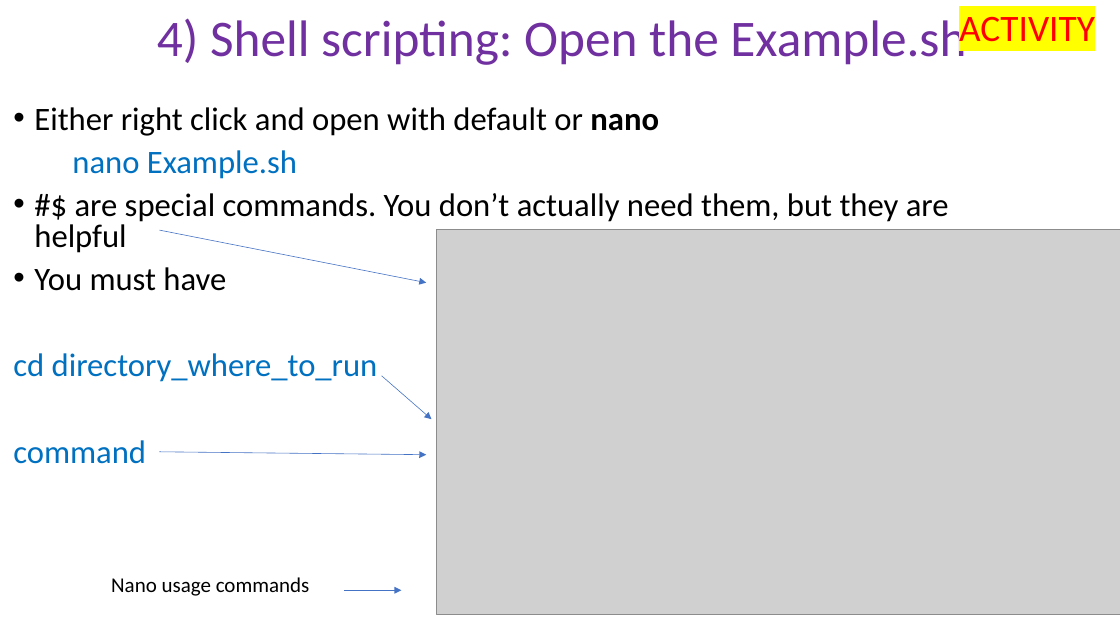
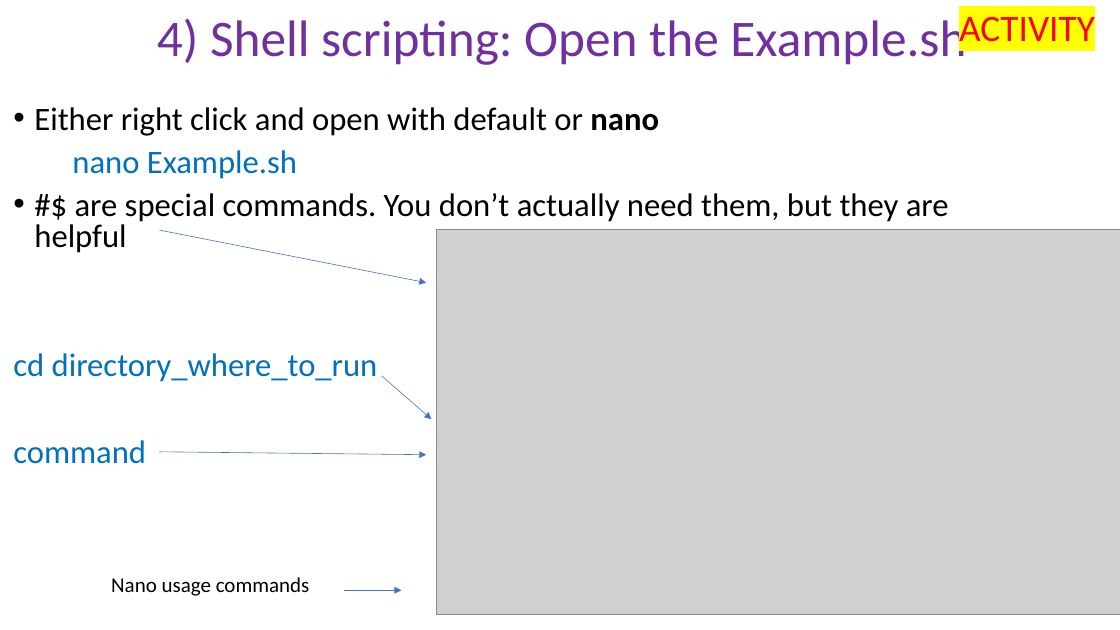
Before and after one commit to peterthorpe5/Sys_admin, a slide deck: slide 4 of cluster_course/powerpoint/4_Shell_scripting.pptx. Drawn at 1120x630 pixels with LibreOffice and Linux fonts; fonts in the diff are those of the drawing; grey boxes stand for pictures. Boxes give left, top, right and bottom in pixels: in the first picture for what was removed or moved away, otherwise in the second. Text is boxed around its words. In the diff, an @@ line names an element or a change of style, - is before the commit and + after.

```diff
--- a/cluster_course/powerpoint/4_Shell_scripting.pptx
+++ b/cluster_course/powerpoint/4_Shell_scripting.pptx
@@ text at (34, 267, 226, 291): paragraph removed @@
-• You must have
```
Also in this commit, not shown: 4 other slides changed, 1 slide added, 2 other files.
